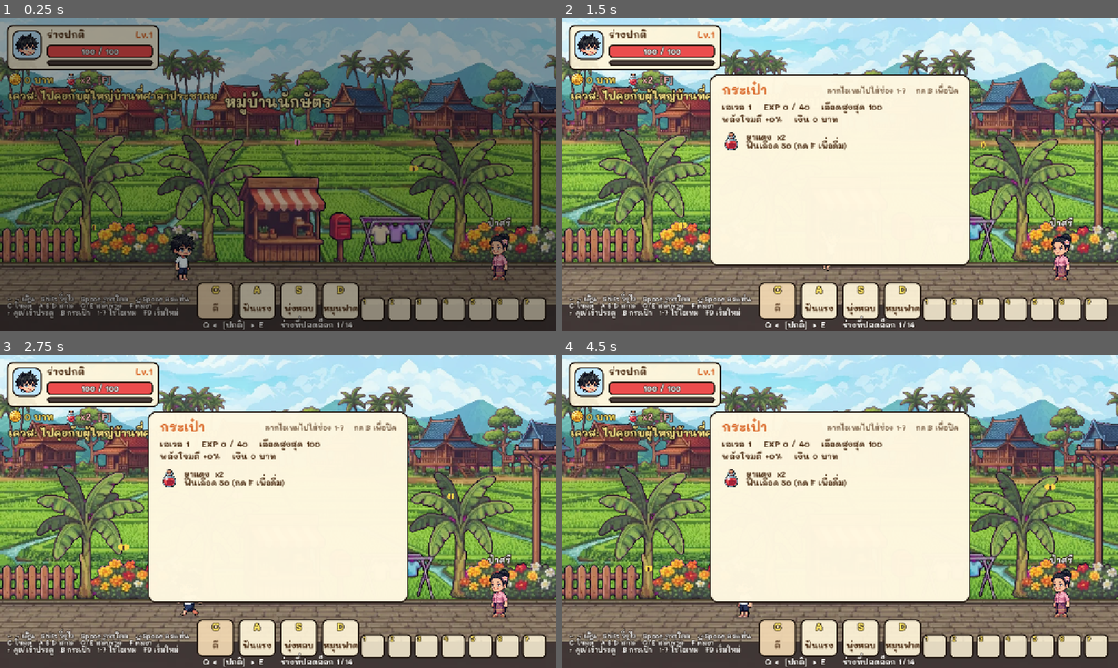
Above: before the commit, frames 1-4 (two rows, left to right).
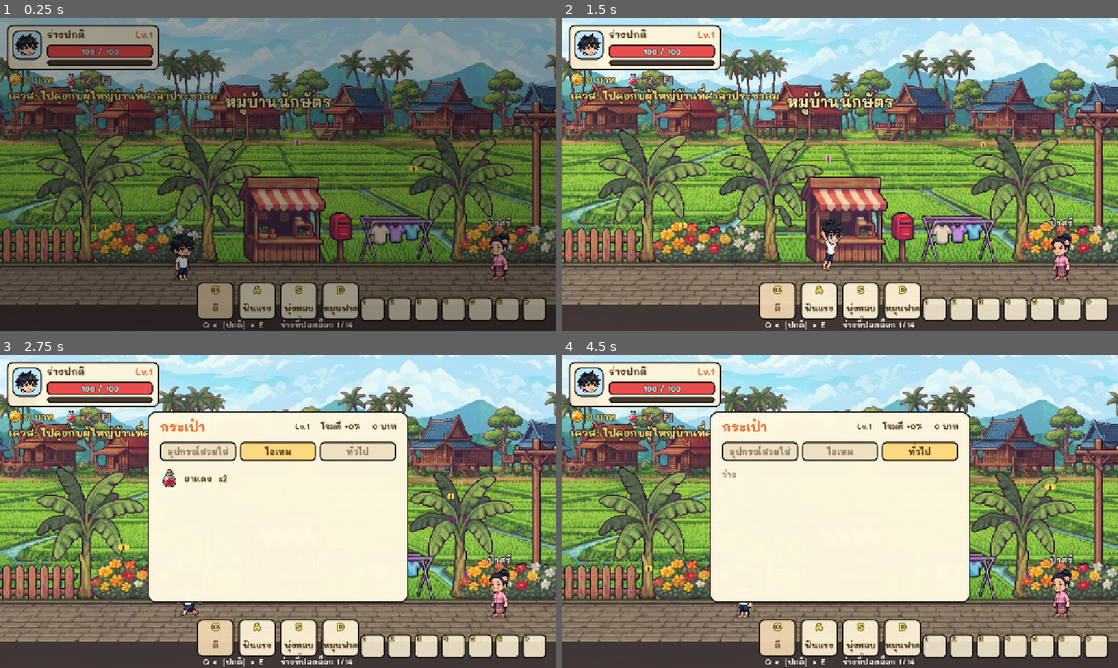
Above: after the commit, the same moments.

Repository: mozila023/naksat-saga
Game: Godot game, scene res://main.tscn
The game is run twice, just before and just after one commit, with the same random seed, the same clock (stepped at 60 frames per second) and the same inputs.
Inputs (mouse positions are in pixels of both pictures, inside the frame that each line leads up to):
- Up to frame 1 (0.25 s): no input
- Up to frame 2 (1.5 s): tap Enter at 0.5 s; move the mouse to (962, 158) at 0.52 s; hold Right (move_right) 0.53-1.25 s; tap B (bag) at 0.6 s; click (962, 158) at 0.67 s; tap Space (jump) at 0.77, 1.07 s; tap I at 0.8 s; drag from (728, 190) to (812, 237) at 1.27 s
- Up to frame 3 (2.75 s): move the mouse to (333, 442) at 2.02 s; hold Left (move_left) from 2.03 s (still down); hold C (attack) from 2.03 s (still down); tap I at 2.3 s
- Up to frame 4 (4.5 s): release Left (move_left) at 2.75 s; release C (attack) at 2.75 s; click (762, 452) at 2.75 s, where only the run after the commit has a clickable "อุปกรณ์สวมใส่"; click (840, 452) at 3.5 s, where only the run after the commit has a clickable "ไอเทม"; click (917, 452) at 4.25 s, where only the run after the commit has a clickable "ทั่วไป"

The runs differ from the first frame. In frame 1, 0.9% of the frame differs, in the area x 1-35%, y 87-96%; in frame 2, 30%, in the area x 1-74%, y 18-97%; in frame 3, 4.4%; in frame 4, 4.5%.

Commit message:
Bag tabs on the I key, remove on-screen help and descriptions
Co-Authored-By: Claude Fable 5.2 <noreply@anthropic.com>
Claude-Session: https://claude.ai/code/session_01J9NCfWgs9eBq1qjdwjHxHL

Diff:
--- a/stages/village.gd
+++ b/stages/village.gd
@@ -104,7 +104,7 @@
 	else:
 		Game.start_dialogue([
 			{"who": "ป้าศรี", "text": "ป้าขายยาแดง ขวดละ %d บาทจ้ะ แต่หนูมีแค่ %d บาท ไปตีมอนสเตอร์ ที่ทุ่งนา เก็บเหรียญมาก่อนนะ" % [price, Game.money]},
-			{"who": "ป้าศรี", "text": "ของที่มอนสเตอร์ทำตก เอาไปขาย ให้ลุงหมูได้ กด B เพื่อเปิดกระเป๋าดูของ"},
+			{"who": "ป้าศรี", "text": "ของที่มอนสเตอร์ทำตก เอาไปขาย ให้ลุงหมูได้ กด I เพื่อเปิดกระเป๋าดูของ"},
 		])
 
 
--- a/ui/hud/hud.gd
+++ b/ui/hud/hud.gd
@@ -18,6 +18,8 @@
 var _bag_list: VBoxContainer
 var _bag_stats: Label
 var _hot_slots: Array = []
+var _bag_tab := "item"
+var _tab_buttons := {}
 var _quest_label: Label
 var _forms_label: Label
 var _banner: Label
@@ -46,7 +48,6 @@
 	_build_boss_bar()
 	_build_banner()
 	_build_dialogue()
-	_build_help()
 	if DisplayServer.is_touchscreen_available():
 		_build_touch()
 
@@ -237,14 +238,14 @@
 		if id == "":
 			_icon.visible = false
 			_count.text = ""
-			tooltip_text = "ช่อง %d (ว่าง) — ลากไอเทมจากกระเป๋ามาใส่" % (index + 1)
+			tooltip_text = ""
 		else:
 			var n := Game.item_count(id)
 			_icon.visible = true
 			_icon.texture = load("res://assets/art/items/item_%s.png" % Game.ITEMS[id]["icon"])
 			_icon.modulate = Color.WHITE if n > 0 else Color(1, 1, 1, 0.35)
 			_count.text = "x%d" % n
-			tooltip_text = "%s — กด %d เพื่อใช้ / คลิกขวาเพื่อเอาออก" % [Game.ITEMS[id]["name"], index + 1]
+			tooltip_text = Game.ITEMS[id]["name"]
 
 	func _gui_input(event: InputEvent) -> void:
 		if event is InputEventMouseButton and event.pressed:
@@ -290,14 +291,23 @@
 	var title := _label("กระเป๋า", 30, Color(0.85, 0.4, 0.15), 0)
 	title.position = Vector2(28, 14)
 	_bag.add_child(title)
-	var hint := _label("ลากไอเทมไปใส่ช่อง 1-7    กด B เพื่อปิด", 16, Color(0.5, 0.4, 0.3), 0)
-	hint.position = Vector2(200, 26)
-	hint.size = Vector2(372, 24)
-	hint.horizontal_alignment = HORIZONTAL_ALIGNMENT_RIGHT
-	_bag.add_child(hint)
-	_bag_stats = _label("", 19, Color(0.3, 0.18, 0.08), 0)
-	_bag_stats.position = Vector2(28, 62)
+	_bag_stats = _label("", 18, Color(0.3, 0.18, 0.08), 0)
+	_bag_stats.position = Vector2(180, 22)
+	_bag_stats.size = Vector2(392, 26)
+	_bag_stats.horizontal_alignment = HORIZONTAL_ALIGNMENT_RIGHT
 	_bag.add_child(_bag_stats)
+	# แท็บ: อุปกรณ์สวมใส่ / ไอเทม / ทั่วไป
+	var tabs := [["equip", "อุปกรณ์สวมใส่"], ["item", "ไอเทม"], ["etc", "ทั่วไป"]]
+	for i in tabs.size():
+		var b := Button.new()
+		b.text = tabs[i][1]
+		b.focus_mode = Control.FOCUS_NONE  # กัน Space/Enter ไปกดปุ่มแท็บตอนเล่น
+		b.position = Vector2(28 + i * 184, 70)
+		b.size = Vector2(176, 44)
+		b.add_theme_font_size_override("font_size", 20)
+		b.pressed.connect(_set_bag_tab.bind(tabs[i][0]))
+		_bag.add_child(b)
+		_tab_buttons[tabs[i][0]] = b
 	_bag_list = VBoxContainer.new()
 	_bag_list.position = Vector2(28, 132)
 	_bag_list.size = Vector2(544, 290)
@@ -305,6 +315,11 @@
 	_bag.add_child(_bag_list)
 
 
+func _set_bag_tab(tab: String) -> void:
+	_bag_tab = tab
+	_fill_bag()
+
+
 func toggle_bag() -> void:
 	_bag.visible = not _bag.visible
 	if _bag.visible:
@@ -312,16 +327,25 @@
 
 
 func _fill_bag() -> void:
-	_bag_stats.text = "เลเวล %d    EXP %d / %d    เลือดสูงสุด %d\nพลังโจมตี +%d%%    เงิน %d บาท" % [Game.level, Game.exp, Game.exp_needed(), int(Game.max_hp), int(round((Game.atk_mult() - 1.0) * 100.0)), Game.money]
+	_bag_stats.text = "Lv.%d    โจมตี +%d%%    %d บาท" % [Game.level, int(round((Game.atk_mult() - 1.0) * 100.0)), Game.money]
+	for tab in _tab_buttons:
+		var on: bool = tab == _bag_tab
+		var btn: Button = _tab_buttons[tab]
+		var style := _box(Color(1.0, 0.85, 0.5) if on else Color(0.93, 0.88, 0.76), 10)
+		for state in ["normal", "hover", "pressed"]:
+			btn.add_theme_stylebox_override(state, style)
+		for state in ["font_color", "font_hover_color", "font_pressed_color"]:
+			btn.add_theme_color_override(state, Color(0.3, 0.18, 0.08) if on else Color(0.55, 0.45, 0.35))
 	for child in _bag_list.get_children():
+		_bag_list.remove_child(child)
 		child.queue_free()
 	var any := false
 	for id in Game.ITEMS:
 		var count := Game.item_count(id)
-		if count <= 0:
+		var info: Dictionary = Game.ITEMS[id]
+		if count <= 0 or info["tab"] != _bag_tab:
 			continue
 		any = true
-		var info: Dictionary = Game.ITEMS[id]
 		var row := BagRow.new()
 		row.item = id
 		row.hud = self
@@ -329,15 +353,10 @@
 		row.mouse_default_cursor_shape = Control.CURSOR_DRAG
 		row.add_theme_constant_override("separation", 12)
 		row.add_child(_icon(info["icon"], 44))
-		var text := "%s  x%d\n%s" % [info["name"], count, info["desc"]]
-		if int(info["sell"]) > 0:
-			text += "  (ขายได้ชิ้นละ %d บาท)" % int(info["sell"])
-		var l := _label(text, 18, Color(0.3, 0.18, 0.08), 0)
-		l.add_theme_constant_override("line_spacing", -4)
-		row.add_child(l)
+		row.add_child(_label("%s  x%d" % [info["name"], count], 20, Color(0.3, 0.18, 0.08), 0))
 		_bag_list.add_child(row)
 	if not any:
-		_bag_list.add_child(_label("ยังไม่มีของ — ตีมอนสเตอร์แล้วเก็บของที่ตก", 19, Color(0.5, 0.4, 0.3), 0))
+		_bag_list.add_child(_label("ว่าง", 19, Color(0.6, 0.5, 0.4), 0))
 
 
 func _refresh_hp() -> void:
@@ -530,18 +549,6 @@
 		Game.main.restart_game()
 
 
-# ---------- คำแนะนำปุ่ม ----------
-
-func _build_help() -> void:
-	if DisplayServer.is_touchscreen_available():
-		return
-	var help := _label("← → เดิน   Shift วิ่งไว   Space กระโดด   ↓+Space ลงแท่น\nC โจมตี   A S D สกิล   Q/E สลับร่าง   F ดื่มยา\n↑ คุย/เข้าประตู   B กระเป๋า   1-7 ใช้ไอเทม   F9 เริ่มใหม่", 15, Color(1, 1, 1, 0.92), 5)
-	help.set_anchors_preset(Control.PRESET_BOTTOM_LEFT)
-	help.position = Vector2(16, -84)
-	help.add_theme_constant_override("line_spacing", -4)
-	_root.add_child(help)
-
-
 # ---------- อัปเดตทุกเฟรม ----------
 
 func _process(delta: float) -> void:
--- a/utilities/game.gd
+++ b/utilities/game.gd
@@ -13,12 +13,13 @@
 const FROGS_NEEDED := 5
 
 # ---------- ไอเทม ----------
+# tab = แท็บในกระเป๋า (equip อุปกรณ์สวมใส่ / item ไอเทม / etc ทั่วไป)
 # buy = ราคาซื้อจากป้าศรี (0 = ไม่มีขาย), sell = ราคาที่ลุงหมูรับซื้อ (0 = ไม่รับซื้อ)
 const ITEMS := {
-	"potion": {"name": "ยาแดง", "desc": "ฟื้นเลือด 50 (กด F เพื่อดื่ม)", "icon": "potion", "buy": 20, "sell": 0},
-	"frog_leg": {"name": "ขากบ", "desc": "ได้จากกบนา ขายให้ลุงหมูได้", "icon": "frog_leg", "buy": 0, "sell": 6},
-	"mushroom_cap": {"name": "หมวกเห็ดพิษ", "desc": "ได้จากเห็ดพิษ ขายให้ลุงหมูได้", "icon": "mushroom_cap", "buy": 0, "sell": 12},
-	"tiger_fang": {"name": "เขี้ยวพญาเสือ", "desc": "ของหายากจากพญาเสือโคร่ง", "icon": "tiger_fang", "buy": 0, "sell": 0},
+	"potion": {"name": "ยาแดง", "desc": "ฟื้นเลือด 50 (กด F เพื่อดื่ม)", "icon": "potion", "tab": "item", "buy": 20, "sell": 0},
+	"frog_leg": {"name": "ขากบ", "desc": "ได้จากกบนา ขายให้ลุงหมูได้", "icon": "frog_leg", "tab": "etc", "buy": 0, "sell": 6},
+	"mushroom_cap": {"name": "หมวกเห็ดพิษ", "desc": "ได้จากเห็ดพิษ ขายให้ลุงหมูได้", "icon": "mushroom_cap", "tab": "etc", "buy": 0, "sell": 12},
+	"tiger_fang": {"name": "เขี้ยวพญาเสือ", "desc": "ของหายากจากพญาเสือโคร่ง", "icon": "tiger_fang", "tab": "etc", "buy": 0, "sell": 0},
 }
 const POTION_HEAL := 50.0
 
@@ -64,7 +65,7 @@
 
 
 func _setup_input() -> void:
-	# ปุ่ม: ลูกศรเดิน, Space กระโดด, Shift วิ่งไว, C โจมตี, A S D สกิล, ↑ คุย/เข้าประตู, Q E สลับร่าง, F ดื่มยา, B กระเป๋า
+	# ปุ่ม: ลูกศรเดิน, Space กระโดด, Shift วิ่งไว, C โจมตี, A S D สกิล, ↑ คุย/เข้าประตู, Q E สลับร่าง, F ดื่มยา, I กระเป๋า
 	_add_action("move_left", [KEY_LEFT])
 	_add_action("move_right", [KEY_RIGHT])
 	_add_action("move_down", [KEY_DOWN])
@@ -78,7 +79,7 @@
 	_add_action("form_prev", [KEY_Q])
 	_add_action("form_next", [KEY_E])
 	_add_action("use_potion", [KEY_F])
-	_add_action("bag", [KEY_B])
+	_add_action("bag", [KEY_I, KEY_B])
 	for i in HOTBAR_SIZE:
 		_add_action("slot_%d" % (i + 1), [KEY_1 + i])
 
Not shown, changed: CLAUDE.md
